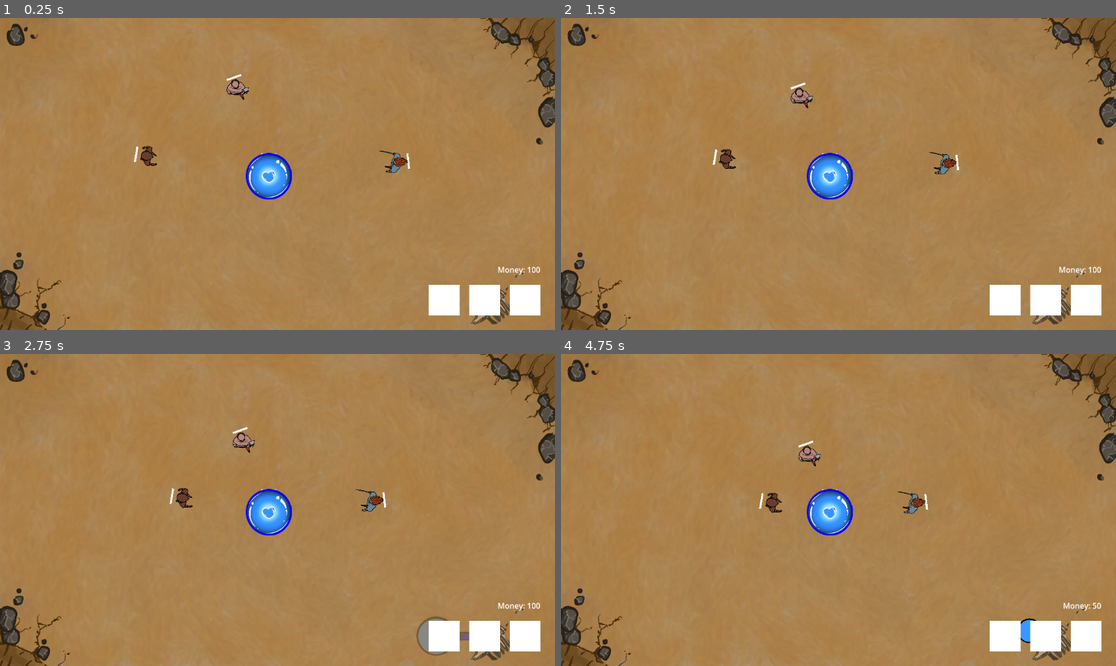
Above: before the commit, frames 1-4 (two rows, left to right).
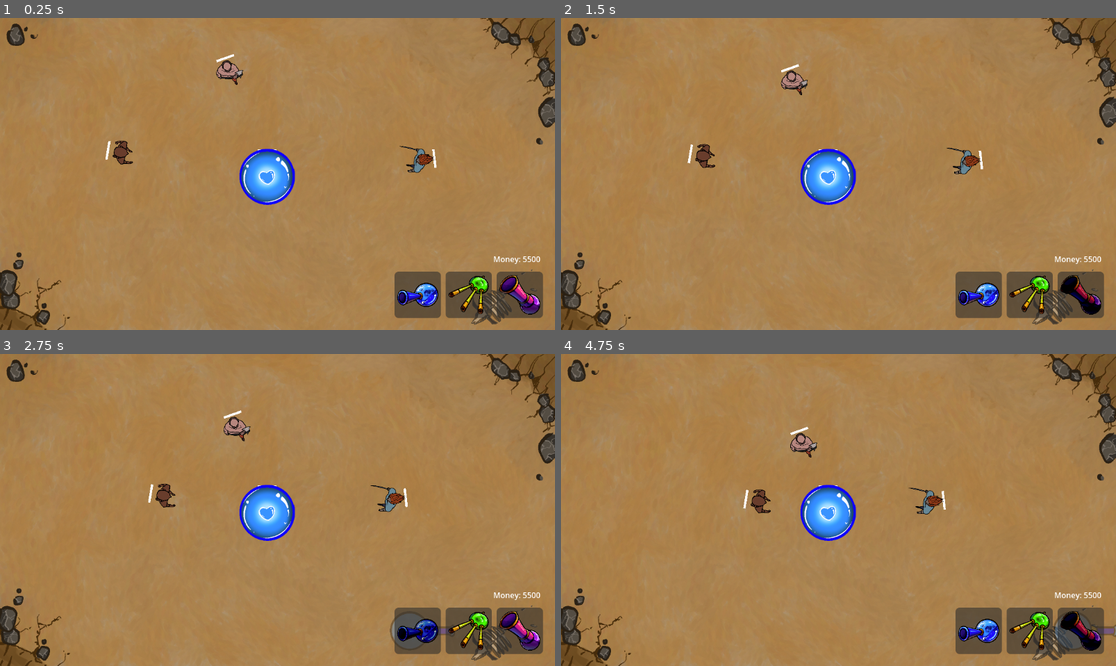
Above: after the commit, the same moments.

Repository: PNP-Gamejam/ggj2025-bubbles
Game: Godot game, scene res://main.tscn
Two runs of this game, one before a commit and one after it. Both use one fixed random seed, a clock stepped at 60 frames per second and the inputs below. Sound files missing from this copy of the repository are replaced by a short silence.
Inputs (mouse positions are in pixels of both pictures, inside the frame that each line leads up to; where the layout moved, square brackets give the same spot in the first picture):
- Up to frame 1 (0.25 s): no input
- Up to frame 2 (1.5 s): click (1027, 295) at 0.52 s; click (1082, 295) at 1.27 s
- Up to frame 3 (2.75 s): click (416, 631) [444, 634] at 2 s
- Up to frame 4 (4.75 s): click (977, 631) [1005, 634] at 2.75 s; click (1027, 631) at 3.52 s; click (1082, 631) at 4.27 s

The runs differ from the first frame. In frame 1, 6.3% of the frame differs, in the area x 19-98%, y 11-97%; in frame 2, 6.3%; in frame 3, 6.3%, in the area x 26-98%, y 18-97%; in frame 4, 6.3%.

Commit message:
prevent nearby turret placement

Diff:
--- a/base.gd
+++ b/base.gd
@@ -19,7 +19,6 @@
 		if _attackable.hp > 0:
 			_shake()
 			var new_frame = int(_attackable.max_hp / _attackable.hp)
-			print(_attackable.max_hp, " ", _attackable.hp, " ", new_frame, " ", animated_sprite.frame)
 			if new_frame != animated_sprite.frame:
 				attacked_particles.restart()
 				GlobalBus.health_threshold_reached.emit()
--- a/main.gd
+++ b/main.gd
@@ -4,7 +4,7 @@
 const SENTRY_SPRITE = preload("res://assets/Sentries-AT1.png")
 const SENTRY = preload("res://sentry.tscn")
 
-var money := 100
+var money := 5500
 
 @onready var base: Base = $Base
 @onready var placeholder: Sprite2D = %Placeholder
@@ -31,14 +31,21 @@
 func _unhandled_input(event: InputEvent) -> void:
 	if event.is_action_pressed("select_sentry_1"):
 		_select_sentry_1()
-	if event.is_action_pressed("place_sentry"):
-		on_click.call()
-		on_click = func(): pass
-		placeholder.texture = null
+	if event is InputEventMouseButton:
+		if !event.pressed: return
+		if !Constants.has_sentry_nearby(get_global_mouse_position()):
+			on_click.call()
+			on_click = func(): pass
+			placeholder.texture = null
 
 
 func _process(delta: float) -> void:
+	var sentries = get_tree().get_nodes_in_group("sentry")
 	money_label.text = "Money: %d" % money
+	if !Constants.has_sentry_nearby(get_global_mouse_position()):
+		placeholder.self_modulate = Color.WHITE
+	else:
+		placeholder.self_modulate = Color.RED
 
 
 func buy_and_place_sentry():
--- a/main.tscn
+++ b/main.tscn
@@ -7,35 +7,39 @@
 [ext_resource type="PackedScene" uid="uid://bohl7r3rctjnj" path="res://damage_stacker.tscn" id="4_n3h7q"]
 [ext_resource type="Texture2D" uid="uid://8x2yqsh3qtf7" path="res://assets/Bg. jpg.jpg" id="6_x3iyv"]
 [ext_resource type="Script" path="res://placeholder.gd" id="7_ttnha"]
-[ext_resource type="PackedScene" uid="uid://b1u6oagm10ocf" path="res://spawner.tscn" id="8_dcswj"]
+[ext_resource type="PackedScene" uid="uid://b8vagr0yat428" path="res://spawner.tscn" id="8_dcswj"]
 [ext_resource type="PackedScene" uid="uid://5s5hxbkgbg0n" path="res://scenes/fat.tscn" id="9_nej4j"]
+[ext_resource type="Texture2D" uid="uid://df4as0u5dc6ul" path="res://assets/Sentry icon.png" id="9_oc6sb"]
+[ext_resource type="Texture2D" uid="uid://bkuemb27b2ymv" path="res://assets/Triple sentry icon.png" id="10_2ptfa"]
+[ext_resource type="Texture2D" uid="uid://c7lgucjscsi6x" path="res://assets/Hold sentry icon.png" id="10_hu8vp"]
 [ext_resource type="PackedScene" uid="uid://5ajshg4k8q4w" path="res://scenes/norman.tscn" id="10_xldua"]
 [ext_resource type="AudioStream" uid="uid://dtntwqr3bk8as" path="res://sound/Theme/No Se Ni Pa Donde Voy - Inaban.mp3" id="11_acn5o"]
+[ext_resource type="Texture2D" uid="uid://bifyu3hrlw36l" path="res://assets/Heavy sentry icon.png" id="11_dxlgf"]
 [ext_resource type="PackedScene" uid="uid://cqw313np7im3q" path="res://scenes/skinny.tscn" id="11_qwpp6"]
-
-[sub_resource type="Gradient" id="Gradient_n5oek"]
-colors = PackedColorArray(1, 1, 1, 1, 1, 1, 1, 1)
-
-[sub_resource type="GradientTexture2D" id="GradientTexture2D_ug6pl"]
-gradient = SubResource("Gradient_n5oek")
-
-[sub_resource type="Gradient" id="Gradient_0i0g3"]
-offsets = PackedFloat32Array(0)
-colors = PackedColorArray(1, 1, 1, 1)
-
-[sub_resource type="GradientTexture2D" id="GradientTexture2D_34c6i"]
-gradient = SubResource("Gradient_0i0g3")
+[ext_resource type="Texture2D" uid="uid://03un3onnow4a" path="res://assets/Hold triple sentry icon.png" id="12_4h0xf"]
+[ext_resource type="Texture2D" uid="uid://sh7d00701dpv" path="res://assets/Hold heavy sentry icon.png" id="14_6igoi"]
+
+[sub_resource type="StyleBoxFlat" id="StyleBoxFlat_scyu8"]
+bg_color = Color(0.17, 0.17, 0.17, 0.576471)
+corner_radius_top_left = 8
+corner_radius_top_right = 8
+corner_radius_bottom_right = 8
+corner_radius_bottom_left = 8
+expand_margin_left = 5.0
+expand_margin_top = 5.0
+expand_margin_right = 5.0
+expand_margin_bottom = 5.0
 
 [node name="Main" type="Node2D"]
 script = ExtResource("1_ac088")
-metadata/_edit_vertical_guides_ = [571.0, 1762.0]
+metadata/_edit_vertical_guides_ = [1762.0]
 
 [node name="Spawner" parent="." instance=ExtResource("8_dcswj")]
 position = Vector2(572, 298)
 
 [node name="Camera2D" type="Camera2D" parent="."]
 position = Vector2(609, 288)
-zoom = Vector2(0.5, 0.5)
+zoom = Vector2(0.6, 0.6)
 script = ExtResource("3_7oor4")
 
 [node name="Base" parent="." instance=ExtResource("2_g7t2p")]
@@ -101,16 +105,67 @@
 
 [node name="SentryButton" type="TextureButton" parent="UI/UI/VBoxContainer/HBoxContainer"]
 unique_name_in_owner = true
-layout_mode = 2
-texture_normal = SubResource("GradientTexture2D_ug6pl")
-
-[node name="TextureRect2" type="TextureRect" parent="UI/UI/VBoxContainer/HBoxContainer"]
-layout_mode = 2
-texture = SubResource("GradientTexture2D_34c6i")
-
-[node name="TextureRect3" type="TextureRect" parent="UI/UI/VBoxContainer/HBoxContainer"]
-layout_mode = 2
-texture = SubResource("GradientTexture2D_34c6i")
+custom_minimum_size = Vector2(86, 86)
+layout_mode = 2
+action_mode = 0
+texture_normal = ExtResource("9_oc6sb")
+texture_hover = ExtResource("10_hu8vp")
+texture_disabled = ExtResource("10_hu8vp")
+ignore_texture_size = true
+stretch_mode = 5
+
+[node name="Panel" type="Panel" parent="UI/UI/VBoxContainer/HBoxContainer/SentryButton"]
+z_index = -1
+layout_mode = 1
+anchors_preset = 15
+anchor_right = 1.0
+anchor_bottom = 1.0
+grow_horizontal = 2
+grow_vertical = 2
+mouse_filter = 2
+theme_override_styles/panel = SubResource("StyleBoxFlat_scyu8")
+
+[node name="TripleSentryButton" type="TextureButton" parent="UI/UI/VBoxContainer/HBoxContainer"]
+custom_minimum_size = Vector2(86, 86)
+layout_mode = 2
+action_mode = 0
+texture_normal = ExtResource("10_2ptfa")
+texture_pressed = ExtResource("12_4h0xf")
+texture_hover = ExtResource("12_4h0xf")
+ignore_texture_size = true
+stretch_mode = 5
+
+[node name="Panel" type="Panel" parent="UI/UI/VBoxContainer/HBoxContainer/TripleSentryButton"]
+z_index = -1
+layout_mode = 1
+anchors_preset = 15
+anchor_right = 1.0
+anchor_bottom = 1.0
+grow_horizontal = 2
+grow_vertical = 2
+mouse_filter = 2
+theme_override_styles/panel = SubResource("StyleBoxFlat_scyu8")
+
+[node name="HeavySentryButton" type="TextureButton" parent="UI/UI/VBoxContainer/HBoxContainer"]
+custom_minimum_size = Vector2(86, 86)
+layout_mode = 2
+action_mode = 0
+texture_normal = ExtResource("11_dxlgf")
+texture_pressed = ExtResource("14_6igoi")
+texture_hover = ExtResource("14_6igoi")
+ignore_texture_size = true
+stretch_mode = 5
+
+[node name="Panel" type="Panel" parent="UI/UI/VBoxContainer/HBoxContainer/HeavySentryButton"]
+z_index = -1
+layout_mode = 1
+anchors_preset = 15
+anchor_right = 1.0
+anchor_bottom = 1.0
+grow_horizontal = 2
+grow_vertical = 2
+mouse_filter = 2
+theme_override_styles/panel = SubResource("StyleBoxFlat_scyu8")
 
 [node name="GameOverPanel" type="Panel" parent="UI"]
 unique_name_in_owner = true
@@ -172,7 +227,12 @@
 [node name="Skinny" parent="." instance=ExtResource("11_qwpp6")]
 position = Vector2(58, 212)
 
+[node name="Monster" parent="Skinny" index="0"]
+hp = 1500
+
 [node name="AudioStreamPlayer" type="AudioStreamPlayer" parent="."]
 stream = ExtResource("11_acn5o")
 volume_db = -10.0
 autoplay = true
+
+[editable path="Skinny"]
--- a/placeholder.gd
+++ b/placeholder.gd
@@ -1,4 +1,5 @@
 extends Sprite2D
+
 
 func _input(event: InputEvent) -> void:
 	if event is InputEventMouseMotion:
--- a/project.godot
+++ b/project.godot
@@ -18,12 +18,14 @@
 [autoload]
 
 GlobalBus="*res://scripts/global_bus.gd"
+Constants="*res://scripts/constants.gd"
 
 [global_group]
 
 base=""
 attackable=""
 damage_clicker=""
+sentry=""
 
 [input]
 
--- /dev/null
+++ b/scripts/constants.gd
@@ -0,0 +1,9 @@
+extends Node
+
+const SENTRY_MARGIN = 200
+
+func has_sentry_nearby(pos: Vector2):
+	var sentries = get_tree().get_nodes_in_group("sentry")
+	return sentries.any(func(s: Node2D):
+		return s.global_position.distance_to(pos) <= Constants.SENTRY_MARGIN
+	)
--- a/sentry.tscn
+++ b/sentry.tscn
@@ -2,7 +2,6 @@
 
 [ext_resource type="Texture2D" uid="uid://dy21ngd1utx30" path="res://assets/Sentries-AT1.png" id="1_q4qon"]
 [ext_resource type="Script" path="res://sentry.gd" id="1_xb7h0"]
-[ext_resource type="Script" path="res://attackable.gd" id="2_306xv"]
 [ext_resource type="PackedScene" uid="uid://wwahsq8w5r0b" path="res://bullet.tscn" id="2_iakcu"]
 [ext_resource type="Shader" path="res://resources/circle_with_vertex.gdshader" id="3_4vq7v"]
 [ext_resource type="PackedScene" uid="uid://4u16gdplxy4l" path="res://attacker.tscn" id="3_5gn1u"]
@@ -14,6 +13,7 @@
 [ext_resource type="Texture2D" uid="uid://ca2qgctno3mxb" path="res://assets/Sentries-AT7.png" id="8_j7nfu"]
 [ext_resource type="Texture2D" uid="uid://cneuwj12nyhof" path="res://assets/Sentries-AT8.png" id="9_4hjmg"]
 [ext_resource type="Texture2D" uid="uid://bkfe6fbv8llnk" path="res://assets/Sentries-AT9.png" id="10_vgjsm"]
+[ext_resource type="PackedScene" uid="uid://4s5l8issnoat" path="res://attackable.tscn" id="13_bvp2p"]
 [ext_resource type="AudioStream" uid="uid://cu33yi2b7wdj7" path="res://sound/Turret Fire/S1.wav" id="14_u2lq7"]
 [ext_resource type="AudioStream" uid="uid://tpv2cla558l1" path="res://sound/Turret Fire/S2.wav" id="15_n07cx"]
 [ext_resource type="AudioStream" uid="uid://duqujnengo4jm" path="res://sound/Turret Fire/S3.wav" id="16_x1d2g"]
@@ -125,7 +125,7 @@
 streams_count = 1
 stream_0/stream = ExtResource("20_l6qcb")
 
-[node name="Sentry" type="Node2D"]
+[node name="Sentry" type="Node2D" groups=["sentry"]]
 script = ExtResource("1_xb7h0")
 BULLET = ExtResource("2_iakcu")
 
@@ -146,8 +146,8 @@
 autoplay = "default"
 frame = 6
 
-[node name="Attackable" type="Area2D" parent="."]
-script = ExtResource("2_306xv")
+[node name="Attackable" parent="." instance=ExtResource("13_bvp2p")]
+input_pickable = false
 
 [node name="CollisionShape2D" type="CollisionShape2D" parent="Attackable"]
 shape = SubResource("CircleShape2D_gisq2")
@@ -155,6 +155,7 @@
 [node name="Attacker" parent="." instance=ExtResource("3_5gn1u")]
 collision_layer = 0
 collision_mask = 2
+input_pickable = false
 is_custom_attack = true
 
 [node name="CollisionShape2D" type="CollisionShape2D" parent="Attacker"]
Not shown: 1 places in main.tscn that only renumber resources
